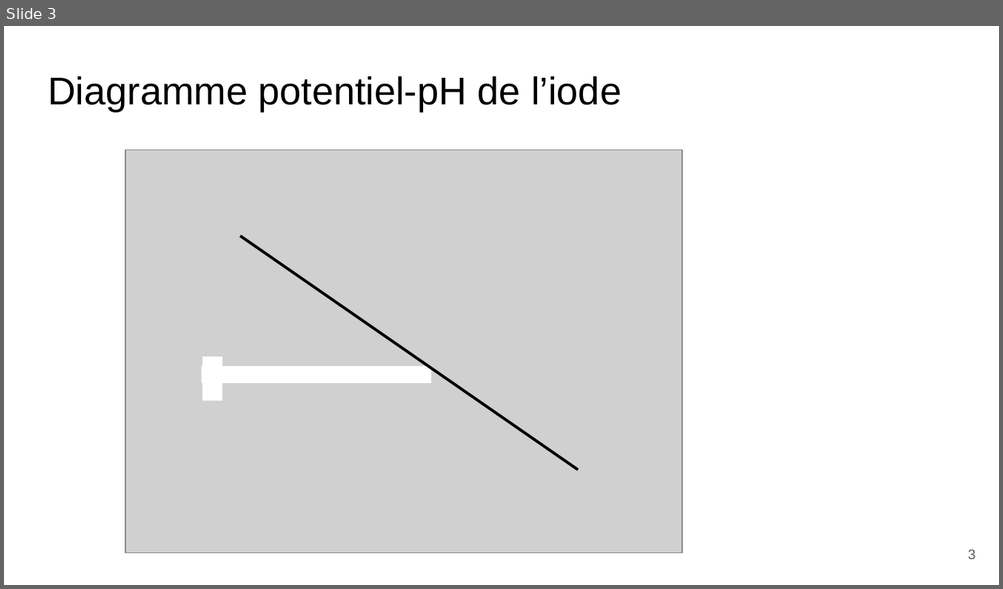
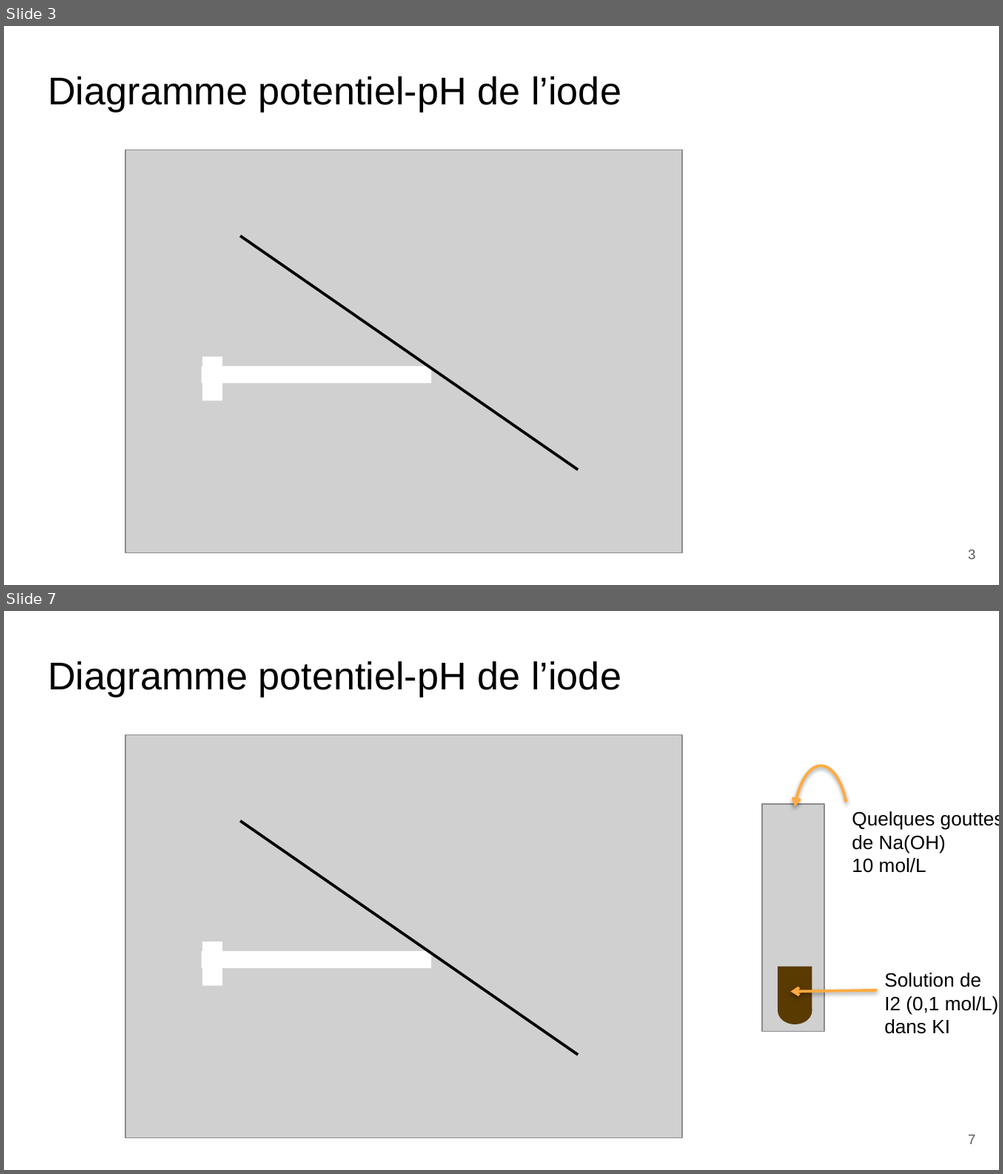
Before and after one commit to ChaponPhys/Agregation, a slide deck: Leçon chimie/LC 23/LC 23 - Diagramme potentiel-pH.pptx. Shown one above the other, each under a label of ours: slide 3 before the commit, slides 3 and 7 after it; the slides between them are not shown. The pictures are 1003x589 and 1003x1174 pixels, drawn with LibreOffice and Linux fonts; fonts in the diff are those of the drawing; grey boxes stand for pictures. Boxes give left, top, right and bottom in pixels: in the first picture for what was removed or moved away, otherwise in the second. Text is boxed around its words. In the diff, an @@ line names an element or a change of style, - is before the commit and + after.

```diff
--- a/Leçon chimie/LC 23/LC 23 - Diagramme potentiel-pH.pptx
+++ b/Leçon chimie/LC 23/LC 23 - Diagramme potentiel-pH.pptx
@@ slide 7 added at (4, 611, 999, 1170), background #FFFFFF @@
@@ title added at (48, 661, 621, 697), 28 pt, text #000000 @@
+Diagramme potentiel-pH de l’iode
@@ picture added at (125, 736, 682, 1139) @@
@@ arc (boxed as its full ellipse) added at (793, 766, 848, 891), outline #FFAB40 2 pt @@
@@ picture added at (762, 804, 823, 1032) @@
@@ line added from (240, 821) to (578, 1054), #000000 2 pt @@
@@ text added at (851, 812, 999, 873), 14 pt, text #000000 @@
+Quelques gouttes
+de Na(OH)
+10 mol/L
@@ rectangle added at (202, 943, 222, 986), fill #FFFFFF @@
@@ rectangle added at (201, 951, 431, 968), fill #FFFFFF @@
@@ rectangle added at (778, 967, 813, 1011), fill #593A00 @@
@@ text added at (884, 973, 999, 1034), 14 pt, text #000000 @@
+Solution de
+I2 (0,1 mol/L)
+dans KI
@@ ellipse added at (778, 997, 813, 1025), fill #593A00 @@
@@ arrow added from (876, 991) to (791, 992), #FFAB40 2 pt @@
@@ page number added at (967, 1135, 975, 1145), 10 pt, text #595959 @@
+7
```
Also in this commit, not shown: 8 slides changed, 11 other slides added, 1 slide removed, 39 other files.
